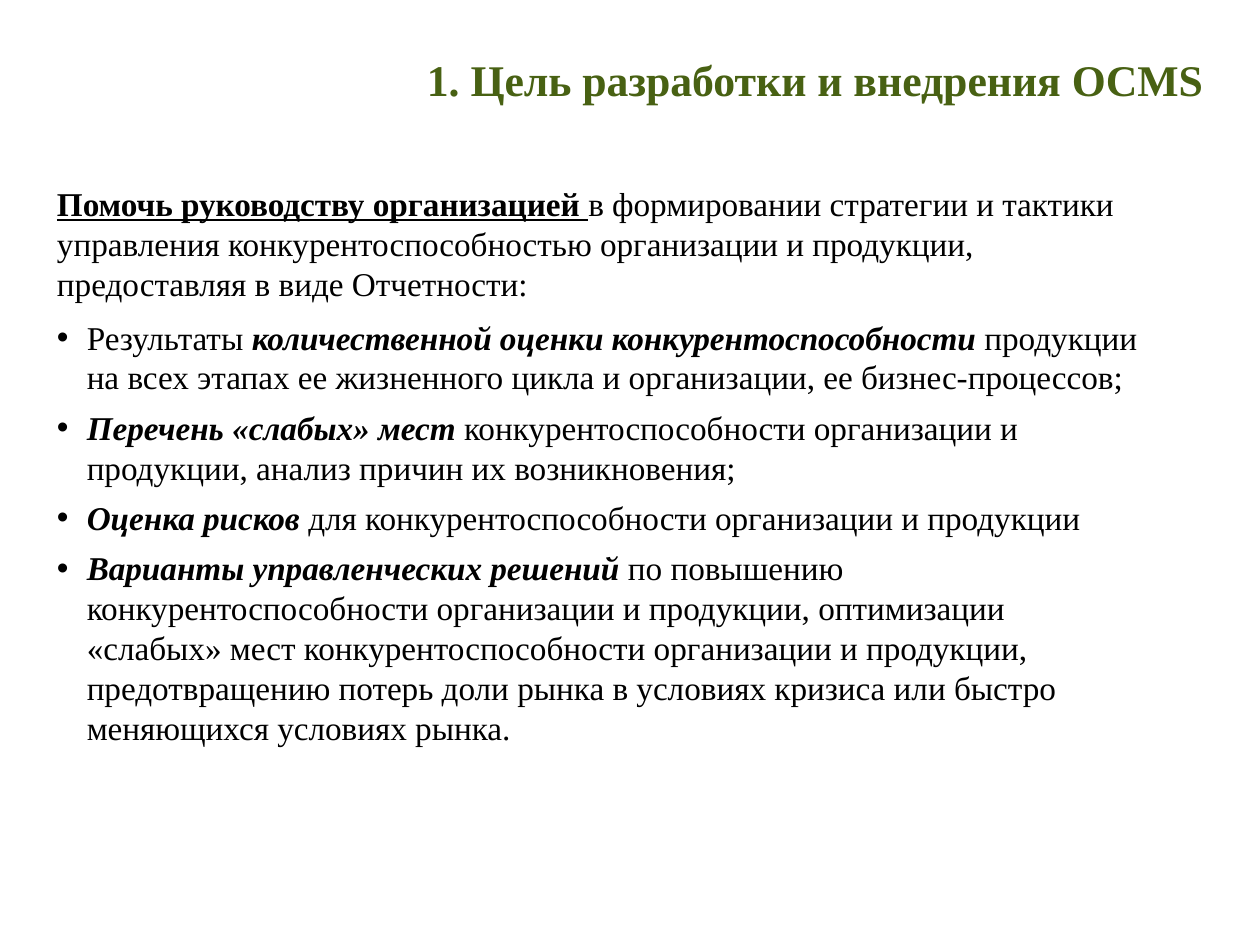
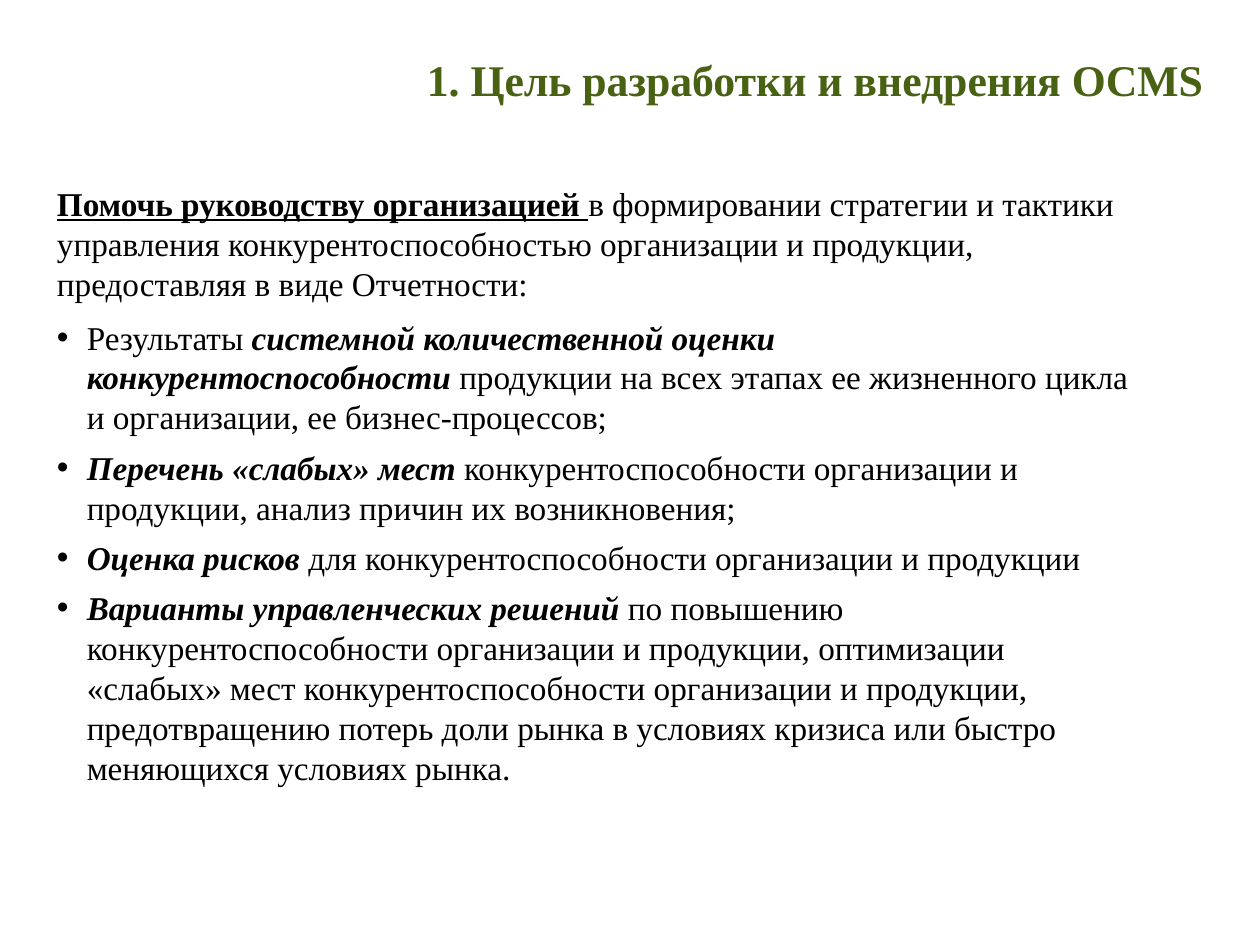
Before and after one commit to ocmsystem/ocmsystem.github.io, a slide deck: slide 4 of files/presentations/Presentation_OCMSystem_RU.ppt (slide 3 before the commit). Drawn at 1260x945 pixels with LibreOffice and Linux fonts; fonts in the diff are those of the drawing; background and template pictures are left out. Boxes give left, top, right and bottom in pixels: in the first picture for what was removed or moved away, otherwise in the second. Text is boxed around its words. In the diff, an @@ line names an element or a change of style, - is before the commit and + after.

Commit message:
Update russian presentation and main page text

```diff
--- a/files/presentations/Presentation_OCMSystem_RU.ppt
+++ b/files/presentations/Presentation_OCMSystem_RU.ppt
@@ text at [87, 326, 1128, 436]: text changed @@
-• Результаты количественной оценки конкурентоспособности продукции на всех этапах ее жизненного цикла и организации, ее бизнес-процессов;
+• Результаты системной количественной оценки конкурентоспособности продукции на всех этапах ее жизненного цикла и организации, ее бизнес-процессов;
```
Also in this commit, not shown: 4 other slides changed, 1 slide added, 2 slides removed, 1 other file.
